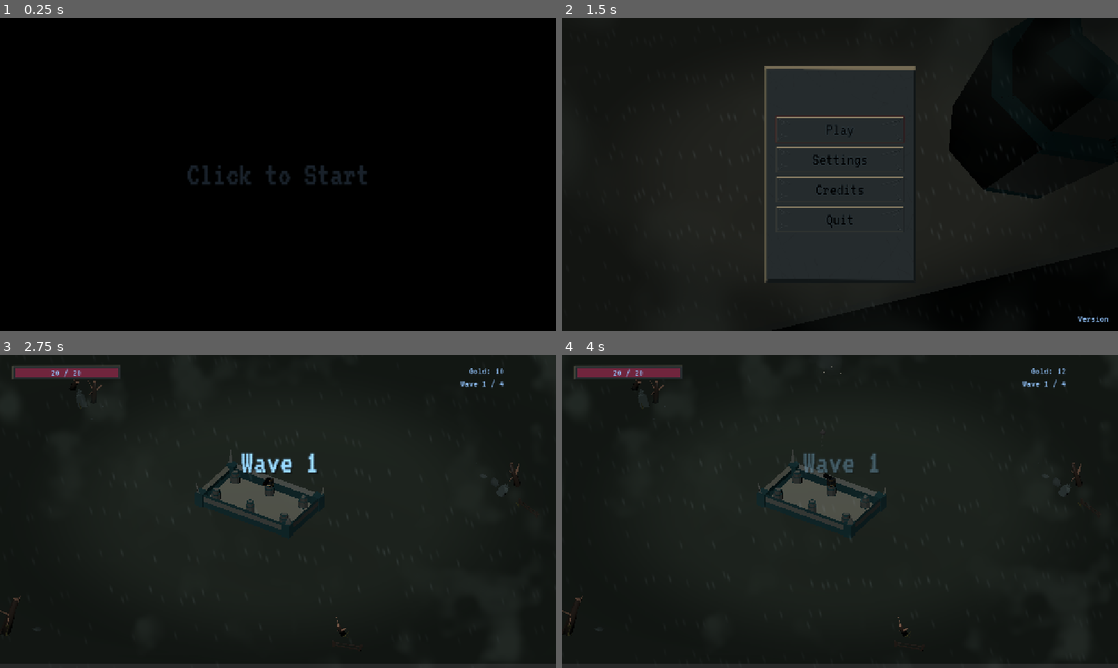
Above: before the commit, frames 1-4 (two rows, left to right).
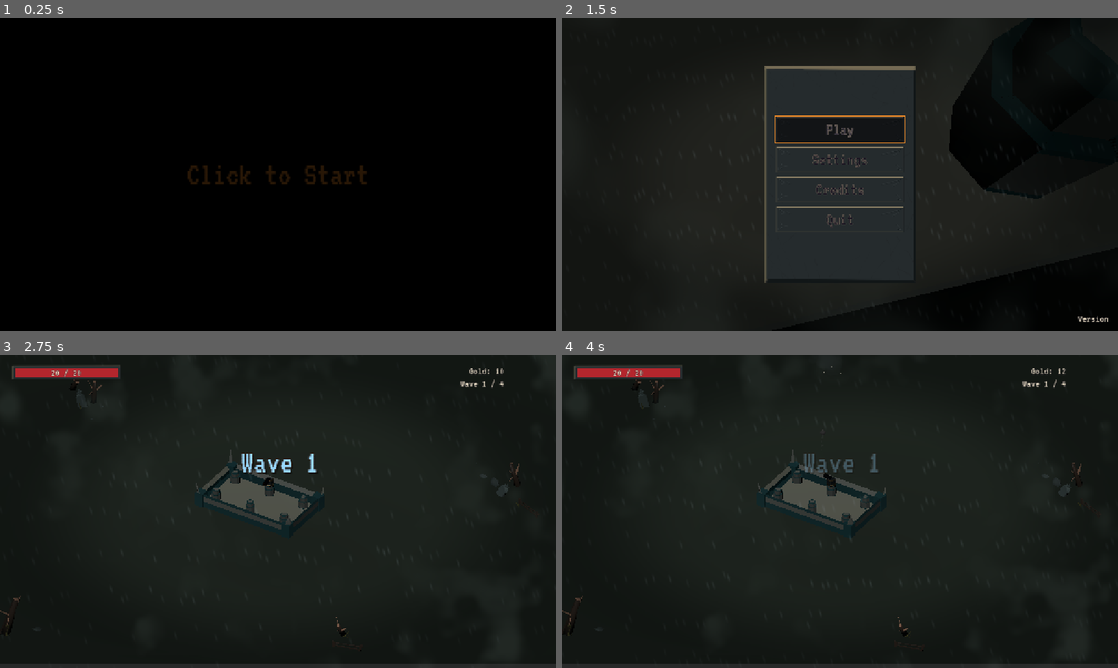
Above: after the commit, the same moments.

Repository: JeremyMarkWilcox/Tower-Defense
Game: Godot game, scene res://core/ui/boot.tscn
Same seed, same stepped clock (60 frames per second), same inputs: the game is played once before the commit and once after it. Sound files missing from this copy of the repository are replaced by a short silence.
Inputs (mouse positions are in pixels of both pictures, inside the frame that each line leads up to):
- Up to frame 1 (0.25 s): no input
- Up to frame 2 (1.5 s): tap Enter at 0.5 s; move the mouse to (962, 158) at 0.52 s; hold Right (ui_right) 0.53-1.28 s; hold Space (thread_cut) 0.53-1.28 s; click (962, 158) at 0.67 s; move the mouse to (728, 190) at 1.27 s; hold Down (ui_down) from 1.28 s (still down); tap E (thread_next) at 1.35 s
- Up to frame 3 (2.75 s): move the mouse to (333, 442) at 2.02 s; release Down (ui_down) at 2.03 s; hold Right (ui_right) from 2.03 s (still down); hold Q (thread_prev) from 2.03 s (still down)
- Up to frame 4 (4 s): tap Space (thread_cut) at 2.75 s; move the mouse to (812, 574) at 2.77 s; release Right (ui_right) at 2.78 s; release Q (thread_prev) at 2.78 s; hold Up (ui_up) 2.78-3.53 s; tap R at 2.85 s; click (812, 574) at 2.92 s; tap Enter at 3.5 s; move the mouse to (1006, 558) at 3.52 s; hold Left (ui_left) from 3.53 s (still down); tap K at 3.6 s

The runs differ from the first frame. In frame 1, 0.5% of the frame differs, in the area x 33-66%, y 47-54%; in frame 2, 0.8%, in the area x 38-99%, y 31-98%; in frame 3, 0.8%; in frame 4, 0.6%.

Commit message:
UI Happy Halloween lol

Diff:
--- a/assets/theme/tower-defense_theme.tres
+++ b/assets/theme/tower-defense_theme.tres
@@ -4,26 +4,29 @@
 [ext_resource type="FontFile" uid="uid://dl8fqw0cfdgm3" path="res://assets/fonts/VT323-Regular.ttf" id="1_g0ci4"]
 [ext_resource type="Texture2D" uid="uid://0dmonlip37ou" path="res://assets/2d_art/ui_panel.png" id="3_xpfcc"]
 
-[sub_resource type="StyleBoxFlat" id="StyleBoxFlat_qn6pg"]
-content_margin_left = 12.0
-content_margin_top = 6.0
-content_margin_right = 12.0
-content_margin_bottom = 6.0
-bg_color = Color(0.25, 0.10250001, 0.107416674, 0.5882353)
-corner_radius_top_left = 6
-corner_radius_top_right = 6
-corner_radius_bottom_right = 6
-corner_radius_bottom_left = 6
-
 [sub_resource type="StyleBoxTexture" id="StyleBoxTexture_gbe44"]
 texture = ExtResource("1_btyo8")
 texture_margin_left = 25.0
 texture_margin_right = 25.0
+modulate_color = Color(0.4862745, 0.47058824, 0.5019608, 1)
+
+[sub_resource type="StyleBoxFlat" id="StyleBoxFlat_32n0t"]
+draw_center = false
+border_width_left = 2
+border_width_top = 2
+border_width_right = 2
+border_width_bottom = 2
+border_color = Color(0.9490196, 0.54901963, 0.15686275, 1)
 
 [sub_resource type="StyleBoxTexture" id="StyleBoxTexture_at5ve"]
 texture = ExtResource("1_btyo8")
 texture_margin_left = 25.0
 texture_margin_right = 25.0
+modulate_color = Color(1, 0.8862745, 0.6901961, 1)
+
+[sub_resource type="StyleBoxTexture" id="StyleBoxTexture_xpfcc"]
+texture = ExtResource("1_btyo8")
+modulate_color = Color(0.8509804, 0.7254902, 0.5411765, 1)
 
 [sub_resource type="StyleBoxTexture" id="StyleBoxTexture_32n0t"]
 texture = ExtResource("1_btyo8")
@@ -34,8 +37,9 @@
 texture = ExtResource("1_btyo8")
 texture_margin_left = 25.0
 texture_margin_right = 25.0
+modulate_color = Color(0.8509804, 0.7254902, 0.5411765, 1)
 
-[sub_resource type="StyleBoxTexture" id="StyleBoxTexture_xpfcc"]
+[sub_resource type="StyleBoxTexture" id="StyleBoxTexture_j230s"]
 texture = ExtResource("1_btyo8")
 texture_margin_left = 25.0
 texture_margin_right = 25.0
@@ -65,37 +69,40 @@
 border_width_top = 5
 border_width_right = 5
 border_width_bottom = 5
-border_color = Color(0, 0.16078432, 0.16078432, 1)
+border_color = Color(0.9490196, 0.54901963, 0.15686275, 1)
 
-[sub_resource type="StyleBoxFlat" id="StyleBoxFlat_32n0t"]
+[sub_resource type="StyleBoxFlat" id="StyleBoxFlat_at5ve"]
 border_width_left = 5
 border_width_top = 5
 border_width_right = 5
 border_width_bottom = 5
-border_color = Color(0, 0.16078432, 0.16078432, 1)
+border_color = Color(0.9490196, 0.54901963, 0.15686275, 1)
 
 [sub_resource type="StyleBoxFlat" id="StyleBoxFlat_xpfcc"]
 border_width_left = 5
 border_width_top = 5
 border_width_right = 5
 border_width_bottom = 5
-border_color = Color(0, 0.9490196, 0.9490196, 1)
+border_color = Color(0.16470589, 0.078431375, 0.03137255, 1)
 
 [sub_resource type="StyleBoxTexture" id="StyleBoxTexture_ra2i3"]
 texture = ExtResource("3_xpfcc")
 
+[sub_resource type="StyleBoxFlat" id="StyleBoxFlat_ig1xr"]
+bg_color = Color(0.7019608, 0.14901961, 0.18039216, 1)
+
 [sub_resource type="StyleBoxFlat" id="StyleBoxFlat_gbe44"]
-bg_color = Color(0.9999998, 0.13660476, 0.3940236, 0.35686275)
+bg_color = Color(0.7, 0.14699998, 0.1746501, 0.49019608)
 
 [resource]
 default_font = ExtResource("1_g0ci4")
-Button/colors/font_color = Color(0, 0, 0, 1)
-Button/colors/font_disabled_color = Color(0, 0, 0, 0.827451)
-Button/colors/font_focus_color = Color(0, 0.9490196, 0.9490196, 1)
-Button/colors/font_hover_color = Color(0, 0.9490196, 0.9490196, 1)
-Button/colors/font_hover_pressed_color = Color(0.6313726, 1, 1, 1)
-Button/colors/font_outline_color = Color(0.22352941, 0.3254902, 0.38431373, 1)
-Button/colors/font_pressed_color = Color(1, 1, 1, 1)
+Button/colors/font_color = Color(0.105882354, 0.08627451, 0.13333334, 1)
+Button/colors/font_disabled_color = Color(0.22745098, 0.20784314, 0.2509804, 1)
+Button/colors/font_focus_color = Color(0.47843137, 0.18039216, 0, 1)
+Button/colors/font_hover_color = Color(0.47843137, 0.18039216, 0, 1)
+Button/colors/font_hover_pressed_color = Color(0.16470589, 0.078431375, 0.03137255, 1)
+Button/colors/font_outline_color = Color(1, 0.8862745, 0.6901961, 1)
+Button/colors/font_pressed_color = Color(0.16470589, 0.078431375, 0.03137255, 1)
 Button/colors/icon_disabled_color = Color(0.54599565, 0, 0.056529686, 0.4)
 Button/colors/icon_focus_color = Color(1, 1, 1, 1)
 Button/colors/icon_hover_color = Color(1, 1, 1, 1)
@@ -105,43 +112,48 @@
 Button/constants/align_to_largest_stylebox = 0
 Button/constants/h_separation = 4
 Button/constants/icon_max_width = 0
-Button/constants/outline_size = 3
+Button/constants/outline_size = 1
 Button/font_sizes/font_size = 40
-Button/styles/disabled = SubResource("StyleBoxFlat_qn6pg")
-Button/styles/focus = SubResource("StyleBoxTexture_gbe44")
+Button/styles/disabled = SubResource("StyleBoxTexture_gbe44")
+Button/styles/focus = SubResource("StyleBoxFlat_32n0t")
 Button/styles/hover = SubResource("StyleBoxTexture_at5ve")
+Button/styles/hover_pressed = SubResource("StyleBoxTexture_xpfcc")
 Button/styles/normal = SubResource("StyleBoxTexture_32n0t")
 Button/styles/pressed = SubResource("StyleBoxTexture_btyo8")
-CheckButton/colors/button_checked_color = Color(0, 0.9490196, 0.9490196, 1)
-CheckButton/colors/button_unchecked_color = Color(0.22352941, 0.3254902, 0.38431373, 1)
-CheckButton/styles/focus = SubResource("StyleBoxTexture_xpfcc")
+CheckButton/colors/button_checked_color = Color(0.9490196, 0.54901963, 0.15686275, 1)
+CheckButton/colors/button_unchecked_color = Color(0.22745098, 0.18039216, 0.28235295, 1)
+CheckButton/styles/focus = SubResource("StyleBoxTexture_j230s")
 CheckButton/styles/hover = SubResource("StyleBoxTexture_jrnct")
 CheckButton/styles/hover_mirrored = SubResource("StyleBoxTexture_2yt7v")
 CheckButton/styles/hover_pressed = SubResource("StyleBoxTexture_1jde1")
 CheckButton/styles/hover_pressed_mirrored = SubResource("StyleBoxTexture_sjtqe")
 HSlider/styles/grabber_area = SubResource("StyleBoxFlat_btyo8")
-HSlider/styles/grabber_area_highlight = SubResource("StyleBoxFlat_32n0t")
+HSlider/styles/grabber_area_highlight = SubResource("StyleBoxFlat_at5ve")
 HSlider/styles/slider = SubResource("StyleBoxFlat_xpfcc")
 HeaderLabel/base_type = &"Label"
-HeaderLabel/constants/outline_size = 2
+HeaderLabel/colors/font_color = Color(0.9490196, 0.54901963, 0.15686275, 1)
+HeaderLabel/colors/font_outline_color = Color(0.16470589, 0.078431375, 0.03137255, 1)
+HeaderLabel/constants/outline_size = 3
 HeaderLabel/font_sizes/font_size = 40
 HeaderLabel/fonts/font = ExtResource("1_g0ci4")
 Hint/base_type = &"Label"
-Hint/colors/font_color = Color(0.84705883, 0.8352941, 0.78431374, 1)
+Hint/colors/font_color = Color(0.9098039, 0.8627451, 0.76862746, 1)
 Hint/colors/font_outline_color = Color(0, 0, 0, 1)
 Hint/colors/font_shadow_color = Color(0, 0, 0, 0.13333334)
 Hint/constants/outline_size = 5
 Hint/constants/shadow_offset_x = 10
 Hint/constants/shadow_offset_y = 10
 Hint/fonts/font = ExtResource("1_g0ci4")
-Label/colors/font_color = Color(0.5803922, 0.7764706, 1, 1)
-Label/colors/font_outline_color = Color(0.22352941, 0.3254902, 0.38431373, 1)
+Label/colors/font_color = Color(0.9098039, 0.8627451, 0.76862746, 1)
+Label/colors/font_outline_color = Color(0.105882354, 0.08627451, 0.13333334, 1)
+Label/constants/outline_size = 3
 Label/font_sizes/font_size = 25
 Label/fonts/font = ExtResource("1_g0ci4")
 PanelContainer/styles/panel = SubResource("StyleBoxTexture_ra2i3")
+ProgressBar/styles/background = SubResource("StyleBoxFlat_ig1xr")
 ProgressBar/styles/fill = SubResource("StyleBoxFlat_gbe44")
-RichTextLabel/colors/default_color = Color(0.5803922, 0.7764706, 1, 1)
-RichTextLabel/colors/font_outline_color = Color(0.22352941, 0.3254902, 0.38431373, 1)
+RichTextLabel/colors/default_color = Color(0.9098039, 0.8627451, 0.76862746, 1)
+RichTextLabel/colors/font_outline_color = Color(0.105882354, 0.08627451, 0.13333334, 1)
 RichTextLabel/font_sizes/bold_font_size = 35
 RichTextLabel/font_sizes/bold_italics_font_size = 28
 RichTextLabel/font_sizes/italics_font_size = 22
@@ -153,8 +165,10 @@
 RichTextLabel/fonts/mono_font = ExtResource("1_g0ci4")
 RichTextLabel/fonts/normal_font = ExtResource("1_g0ci4")
 TitleLabel/base_type = &"Label"
+TitleLabel/colors/font_color = Color(0.9490196, 0.54901963, 0.15686275, 1)
+TitleLabel/colors/font_outline_color = Color(0.16470589, 0.078431375, 0.03137255, 1)
 TitleLabel/colors/font_shadow_color = Color(0, 0, 0, 0.49803922)
-TitleLabel/constants/outline_size = 5
+TitleLabel/constants/outline_size = 6
 TitleLabel/constants/shadow_offset_x = 3
 TitleLabel/constants/shadow_offset_y = 3
 TitleLabel/constants/shadow_outline_size = 2
--- a/core/ui/boot.tscn
+++ b/core/ui/boot.tscn
@@ -1,7 +1,6 @@
 [gd_scene format=3 uid="uid://bc7gq4vhepj5j"]
 
 [ext_resource type="Script" uid="uid://bf3x3u3cism2y" path="res://core/ui/boot.gd" id="1_5bnmk"]
-[ext_resource type="Theme" uid="uid://big3vhu7k1hbb" path="res://core/theme/base_theme.tres" id="2_aivq0"]
 
 [node name="Boot" type="Control" unique_id=1532558089 node_paths=PackedStringArray("prompt_label")]
 layout_mode = 3
@@ -33,7 +32,6 @@
 offset_bottom = 11.5
 grow_horizontal = 2
 grow_vertical = 2
-theme = ExtResource("2_aivq0")
 theme_type_variation = &"TitleLabel"
 text = "Click to Start"
 horizontal_alignment = 1
--- a/core/ui/controls_menu.tscn
+++ b/core/ui/controls_menu.tscn
@@ -1,7 +1,6 @@
 [gd_scene format=3 uid="uid://cniox0c88ga5l"]
 
 [ext_resource type="Script" uid="uid://djnn12jikg6ib" path="res://core/ui/controls_menu.gd" id="1_v34rh"]
-[ext_resource type="Theme" uid="uid://big3vhu7k1hbb" path="res://core/theme/base_theme.tres" id="2_4gk8h"]
 [ext_resource type="Script" uid="uid://bbwq8cxhfhu2i" path="res://core/ui/rebind.gd" id="2_ovn7s"]
 
 [node name="ControlsMenu" type="Control" unique_id=1503134691 node_paths=PackedStringArray("reset_button", "back_button", "first_focus", "focus_chain")]
@@ -44,7 +43,6 @@
 
 [node name="ControlsTitle" type="Label" parent="VBoxContainer" unique_id=87526610]
 layout_mode = 2
-theme = ExtResource("2_4gk8h")
 theme_type_variation = &"TitleLabel"
 text = "Controls"
 
@@ -60,21 +58,18 @@
 [node name="KeyboardHeader" type="Label" parent="VBoxContainer/GridContainer" unique_id=353086496]
 layout_mode = 2
 size_flags_horizontal = 4
-theme = ExtResource("2_4gk8h")
 theme_type_variation = &"HeaderLabel"
 text = "Keyboard"
 
 [node name="ControllerHeader" type="Label" parent="VBoxContainer/GridContainer" unique_id=546781283]
 layout_mode = 2
 size_flags_horizontal = 4
-theme = ExtResource("2_4gk8h")
 theme_type_variation = &"HeaderLabel"
 text = "Controller"
 
 [node name="Pause" type="Label" parent="VBoxContainer/GridContainer" unique_id=1206007460]
 layout_mode = 2
 size_flags_horizontal = 4
-theme = ExtResource("2_4gk8h")
 text = "Pause"
 
 [node name="PauseKeyboard" type="Button" parent="VBoxContainer/GridContainer" unique_id=634408257]
@@ -95,7 +90,6 @@
 [node name="CutThread" type="Label" parent="VBoxContainer/GridContainer" unique_id=961831867]
 layout_mode = 2
 size_flags_horizontal = 4
-theme = ExtResource("2_4gk8h")
 text = "Cut Thread"
 
 [node name="CutThreadKeyboard" type="Button" parent="VBoxContainer/GridContainer" unique_id=1827865232]
@@ -116,7 +110,6 @@
 [node name="NextThread" type="Label" parent="VBoxContainer/GridContainer" unique_id=1177980663]
 layout_mode = 2
 size_flags_horizontal = 4
-theme = ExtResource("2_4gk8h")
 text = "Next Thread"
 
 [node name="NextThreadKeyboard" type="Button" parent="VBoxContainer/GridContainer" unique_id=1623245427]
@@ -137,7 +130,6 @@
 [node name="PreviousThread" type="Label" parent="VBoxContainer/GridContainer" unique_id=2096964419]
 layout_mode = 2
 size_flags_horizontal = 4
-theme = ExtResource("2_4gk8h")
 text = "Previous Thread"
 
 [node name="PreviousThreadKeyboard" type="Button" parent="VBoxContainer/GridContainer" unique_id=778955426]
--- a/core/ui/credits.tscn
+++ b/core/ui/credits.tscn
@@ -1,7 +1,6 @@
 [gd_scene format=3 uid="uid://ddt1m8s6wg7ju"]
 
 [ext_resource type="Script" uid="uid://pd8cv474isyx" path="res://core/ui/credits.gd" id="1_3mp8h"]
-[ext_resource type="Theme" uid="uid://big3vhu7k1hbb" path="res://core/theme/base_theme.tres" id="2_3t7oe"]
 
 [node name="Credits" type="Control" unique_id=1391844769 node_paths=PackedStringArray("back_button", "scroll", "first_focus", "focus_chain")]
 layout_mode = 3
@@ -43,7 +42,6 @@
 layout_mode = 2
 size_flags_horizontal = 4
 size_flags_vertical = 2
-theme = ExtResource("2_3t7oe")
 theme_type_variation = &"TitleLabel"
 text = "Credits"
 
--- a/core/ui/end_screen.tscn
+++ b/core/ui/end_screen.tscn
@@ -1,7 +1,6 @@
 [gd_scene format=3 uid="uid://cyyymtcnpcy60"]
 
 [ext_resource type="Script" uid="uid://bsq1ys1w6rko1" path="res://core/ui/end_screen.gd" id="1_ii3hx"]
-[ext_resource type="Theme" uid="uid://big3vhu7k1hbb" path="res://core/theme/base_theme.tres" id="2_chb2t"]
 [ext_resource type="Texture2D" uid="uid://0dmonlip37ou" path="res://assets/2d_art/ui_panel.png" id="2_pdkar"]
 [ext_resource type="PackedScene" uid="uid://ms65ua2jh58q" path="res://game/ui/screens/skull_button.tscn" id="3_v4e4x"]
 
@@ -64,7 +63,6 @@
 
 [node name="Heading" type="Label" parent="VBoxContainer" unique_id=885659446]
 layout_mode = 2
-theme = ExtResource("2_chb2t")
 theme_type_variation = &"TitleLabel"
 text = "Heading"
 horizontal_alignment = 1
--- a/core/ui/settings_menu.tscn
+++ b/core/ui/settings_menu.tscn
@@ -1,7 +1,6 @@
 [gd_scene format=3 uid="uid://dr52lc4bvyyj7"]
 
 [ext_resource type="Script" uid="uid://ofjd23x0aj6q" path="res://core/ui/settings_menu.gd" id="1_ig1xr"]
-[ext_resource type="Theme" uid="uid://big3vhu7k1hbb" path="res://core/theme/base_theme.tres" id="3_2255v"]
 
 [node name="SettingsMenu" type="Control" unique_id=662873383 node_paths=PackedStringArray("master_slider", "music_slide …(218 unchanged characters)…
 layout_mode = 3
@@ -52,7 +51,6 @@
 
 [node name="SettingsHeader" type="Label" parent="VBoxMain" unique_id=1447628128]
 layout_mode = 2
-theme = ExtResource("3_2255v")
 theme_type_variation = &"TitleLabel"
 text = "Settings"
 horizontal_alignment = 1
@@ -68,7 +66,6 @@
 
 [node name="AudioHeader" type="Label" parent="VBoxMain/ScrollContainer/ScrollerVBox" unique_id=1080124852]
 layout_mode = 2
-theme = ExtResource("3_2255v")
 theme_type_variation = &"HeaderLabel"
 text = "Audio"
 horizontal_alignment = 1
@@ -78,7 +75,6 @@
 
 [node name="MasterLabel" type="Label" parent="VBoxMain/ScrollContainer/ScrollerVBox/Master" unique_id=982648564]
 layout_mode = 2
-theme = ExtResource("3_2255v")
 text = "Master            "
 
 [node name="MasterHSlider" type="HSlider" parent="VBoxMain/ScrollContainer/ScrollerVBox/Master" unique_id=1890600828]
@@ -94,7 +90,6 @@
 
 [node name="MusicLabel" type="Label" parent="VBoxMain/ScrollContainer/ScrollerVBox/Music" unique_id=380194808]
 layout_mode = 2
-theme = ExtResource("3_2255v")
 text = "Music             "
 
 [node name="MusicHSlider" type="HSlider" parent="VBoxMain/ScrollContainer/ScrollerVBox/Music" unique_id=709042131]
@@ -110,7 +105,6 @@
 
 [node name="SFXLabel" type="Label" parent="VBoxMain/ScrollContainer/ScrollerVBox/SFX" unique_id=2011004812]
 layout_mode = 2
-theme = ExtResource("3_2255v")
 text = "Sound Effects      "
 
 [node name="SFXHSlider" type="HSlider" parent="VBoxMain/ScrollContainer/ScrollerVBox/SFX" unique_id=68022615]
@@ -126,7 +120,6 @@
 
 [node name="UISoundsLabel" type="Label" parent="VBoxMain/ScrollContainer/ScrollerVBox/UISounds" unique_id=1590328559]
 layout_mode = 2
-theme = ExtResource("3_2255v")
 text = "UI Sounds         "
 
 [node name="UIHSlider" type="HSlider" parent="VBoxMain/ScrollContainer/ScrollerVBox/UISounds" unique_id=1583891508]
@@ -139,7 +132,6 @@
 
 [node name="DisplayHeader" type="Label" parent="VBoxMain/ScrollContainer/ScrollerVBox" unique_id=1217627401]
 layout_mode = 2
-theme = ExtResource("3_2255v")
 theme_type_variation = &"HeaderLabel"
 text = "Display"
 horizontal_alignment = 1
@@ -149,7 +141,6 @@
 
 [node name="FullScreenText" type="Label" parent="VBoxMain/ScrollContainer/ScrollerVBox/FullScreenBox" unique_id=1695258642]
 layout_mode = 2
-theme = ExtResource("3_2255v")
 text = "Fullscreen        "
 
 [node name="FullScreen" type="CheckButton" parent="VBoxMain/ScrollContainer/ScrollerVBox/FullScreenBox" unique_id=1193615506]
@@ -157,7 +148,6 @@
 
 [node name="AccessibilityHeader" type="Label" parent="VBoxMain/ScrollContainer/ScrollerVBox" unique_id=2076082527]
 layout_mode = 2
-theme = ExtResource("3_2255v")
 theme_type_variation = &"HeaderLabel"
 text = "Accessibility"
 horizontal_alignment = 1
@@ -167,7 +157,6 @@
 
 [node name="ShakeScreenText" type="Label" parent="VBoxMain/ScrollContainer/ScrollerVBox/ShakeScreenBox" unique_id=590019155]
 layout_mode = 2
-theme = ExtResource("3_2255v")
 text = "Shake Screen      "
 
 [node name="ScreenShake" type="CheckButton" parent="VBoxMain/ScrollContainer/ScrollerVBox/ShakeScreenBox" unique_id=864856497]
@@ -178,7 +167,6 @@
 
 [node name="FlashingEffectsText" type="Label" parent="VBoxMain/ScrollContainer/ScrollerVBox/FlashingEffectsBox" unique_id=1539317022]
 layout_mode = 2
-theme = ExtResource("3_2255v")
 text = "Flashing Effects   "
 
 [node name="FlashingEffects" type="CheckButton" parent="VBoxMain/ScrollContainer/ScrollerVBox/FlashingEffectsBox" unique_id=2029714032]
@@ -191,7 +179,6 @@
 custom_minimum_size = Vector2(60, 0)
 layout_mode = 2
 size_flags_horizontal = 4
-theme = ExtResource("3_2255v")
 text = "UI Scale          "
 
 [node name="UiScaleDown" type="Button" parent="VBoxMain/ScrollContainer/ScrollerVBox/UIScale" unique_id=2003301580]
@@ -203,7 +190,6 @@
 custom_minimum_size = Vector2(60, 0)
 layout_mode = 2
 size_flags_horizontal = 4
-theme = ExtResource("3_2255v")
 text = "         100%              "
 
 [node name="UiScaleUp" type="Button" parent="VBoxMain/ScrollContainer/ScrollerVBox/UIScale" unique_id=1395818189]
@@ -213,7 +199,6 @@
 
 [node name="Gameplay" type="Label" parent="VBoxMain/ScrollContainer/ScrollerVBox" unique_id=911813062]
 layout_mode = 2
-theme = ExtResource("3_2255v")
 theme_type_variation = &"HeaderLabel"
 text = "Gameplay"
 horizontal_alignment = 1
